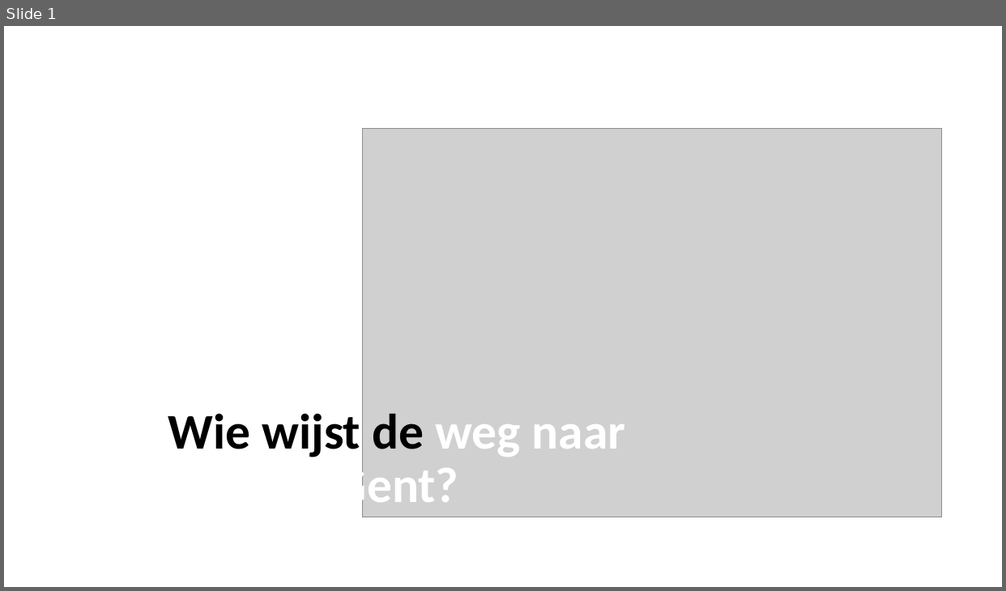
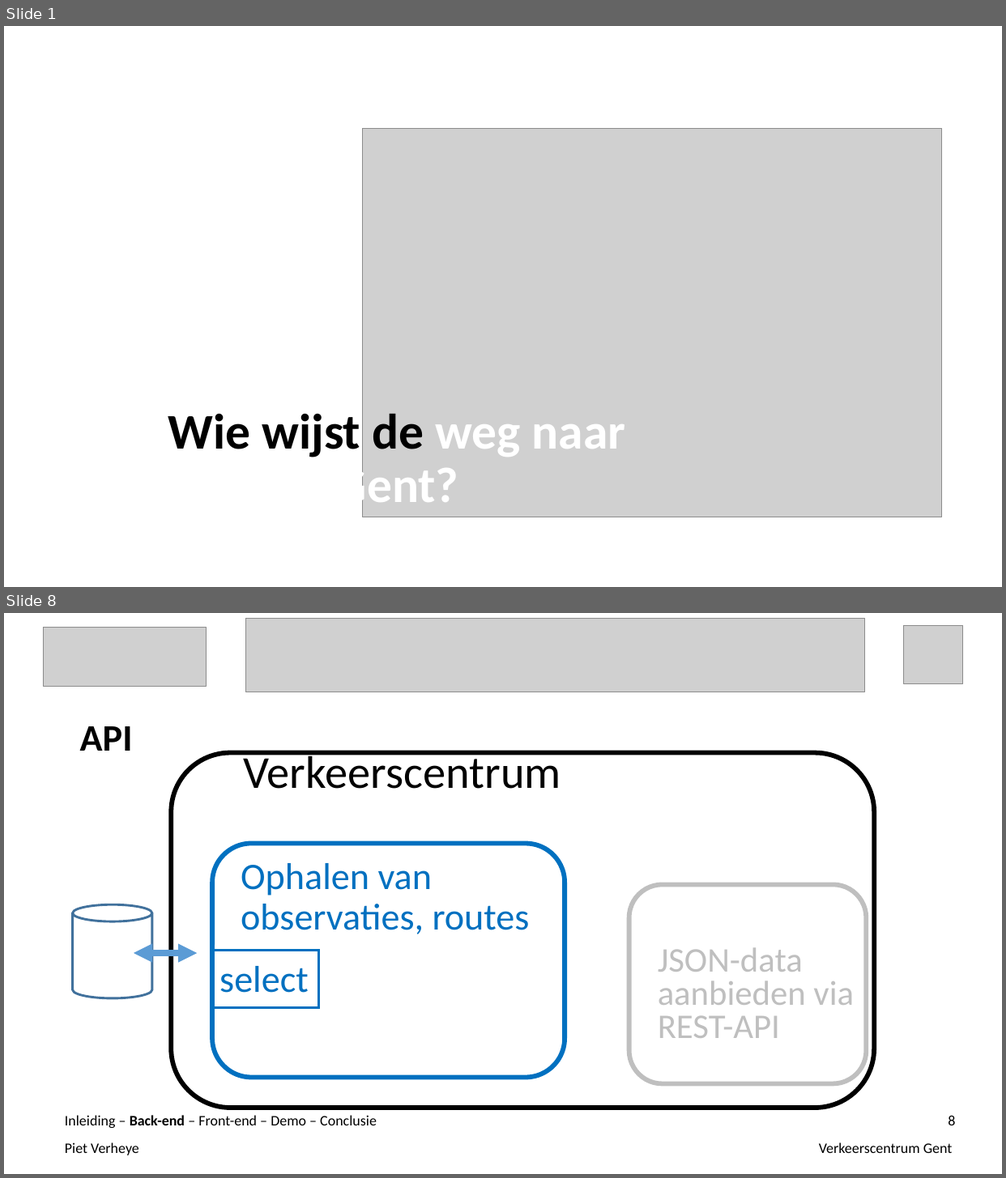
Before and after one commit to ghentlivinglab/Traffic-Travel-Time-Analyzer-1, a slide deck: Einddocumentatie/Presentatie.ppt. Shown one above the other, each under a label of ours: slide 1 before the commit, slides 1 and 8 after it; the slides between them are not shown. The pictures are 1006x591 and 1006x1178 pixels, drawn with LibreOffice and Linux fonts; fonts in the diff are those of the drawing; grey boxes stand for pictures. Boxes give left, top, right and bottom in pixels: in the first picture for what was removed or moved away, otherwise in the second. Text is boxed around its words. In the diff, an @@ line names an element or a change of style, - is before the commit and + after.

Commit message:
mijn deel presentatie. back-end

```diff
--- a/Einddocumentatie/Presentatie.ppt
+++ b/Einddocumentatie/Presentatie.ppt
@@ slide 8 added at box(4, 613, 1002, 1174), background #FFFFFF @@
@@ picture added at box(43, 628, 206, 687) @@
@@ picture added at box(245, 618, 865, 692) @@
@@ picture added at box(903, 625, 962, 684) @@
@@ text added at box(80, 726, 133, 751), 36 pt, text #000000, bold @@
+API
@@ rounded rectangle added at box(171, 753, 873, 1107), outline #000000 4.51 pt @@
@@ title added at box(244, 750, 561, 789), 44 pt, text #000000 @@
+Verkeerscentrum
@@ rounded rectangle added at box(629, 884, 866, 1084), outline #BFBFBF 4.51 pt @@
@@ cylinder added at box(73, 905, 152, 999), outline #41719C 2.24 pt @@
@@ double arrow added from (134, 952) to (197, 953), #5B9BD5 6.01 pt @@
@@ text added at box(658, 948, 854, 1038), 33.3 pt, text #BFBFBF @@
+JSON-data aanbieden via REST-API
@@ group added at box(212, 843, 565, 1078): 2 texts, 1 rounded rectangle, 1 rectangle @@
+Ophalen van observaties, routes
+select
@@ text added at box(65, 1115, 377, 1128), 14 pt, text #000000 @@
+Inleiding – Back-end – Front-end – Demo – Conclusie
@@ page number added at box(948, 1115, 955, 1126), 14 pt, text #000000 @@
+8
@@ text added at box(65, 1143, 139, 1156), 14 pt, text #000000 @@
+Piet Verheye
@@ text added at box(819, 1143, 953, 1153), 14 pt, text #000000 @@
+Verkeerscentrum Gent
```
Also in this commit, not shown: 14 slides changed, 5 other slides added.
